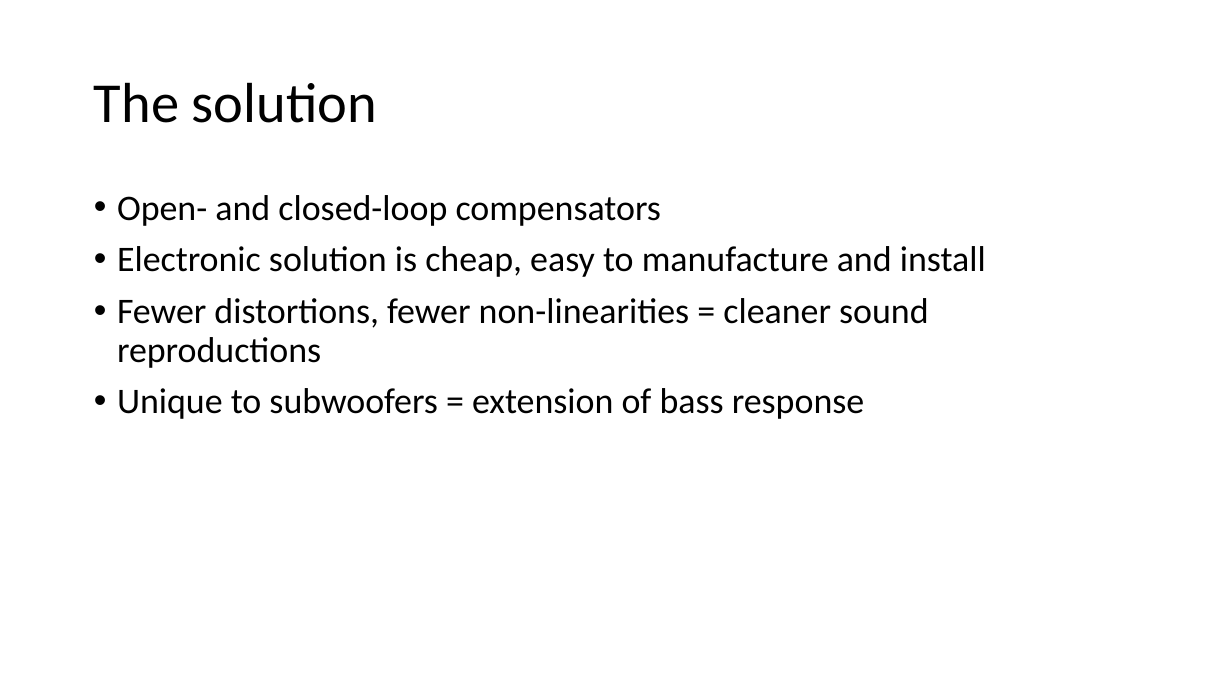
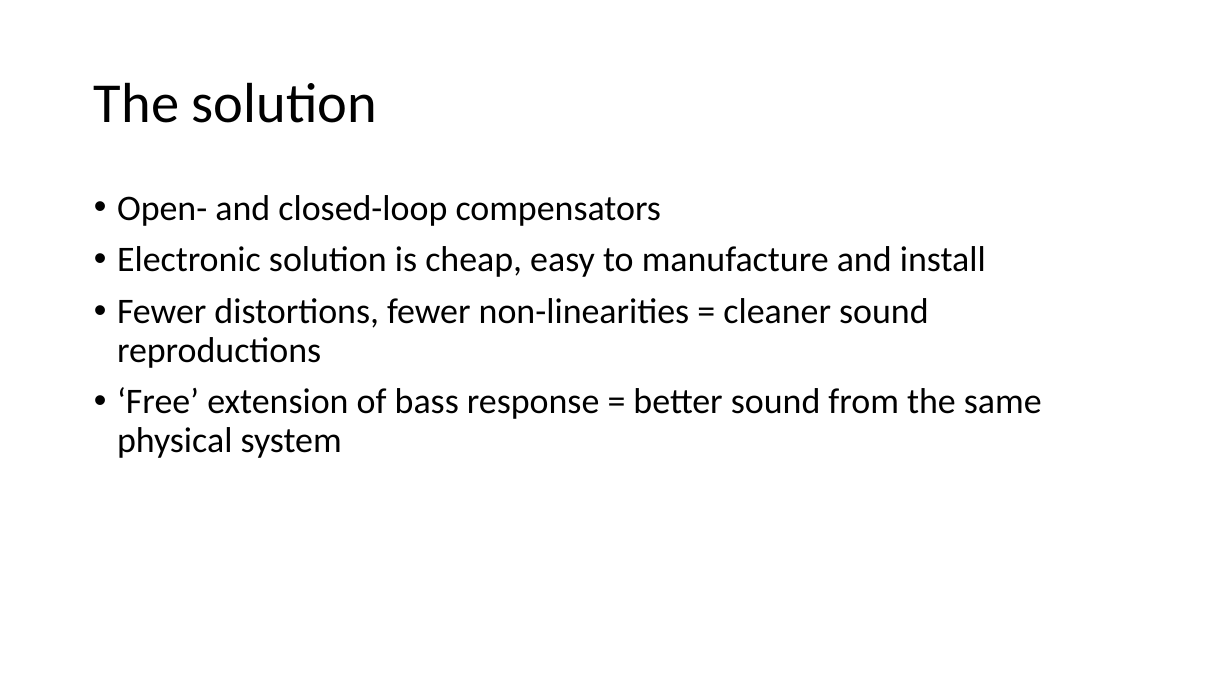
Before and after one commit to spez1998/3rd-year-project, a slide deck: slide 8 of Deliverables/2ndMarkerViva/viva_presentation.pptx. Drawn at 1232x693 pixels with LibreOffice and Linux fonts; fonts in the diff are those of the drawing. Boxes give left, top, right and bottom in pixels: in the first picture for what was removed or moved away, otherwise in the second. Text is boxed around its words. In the diff, an @@ line names an element or a change of style, - is before the commit and + after.

```diff
--- a/Deliverables/2ndMarkerViva/viva_presentation.pptx
+++ b/Deliverables/2ndMarkerViva/viva_presentation.pptx
@@ text at [117,387,1042,458]: text changed @@
-• Unique to subwoofers = extension of bass response
+• ‘Free’ extension of bass response = better sound from the same physical system
```
Also in this commit, not shown: 4 other slides changed, 3 slides added, 1 other file.
